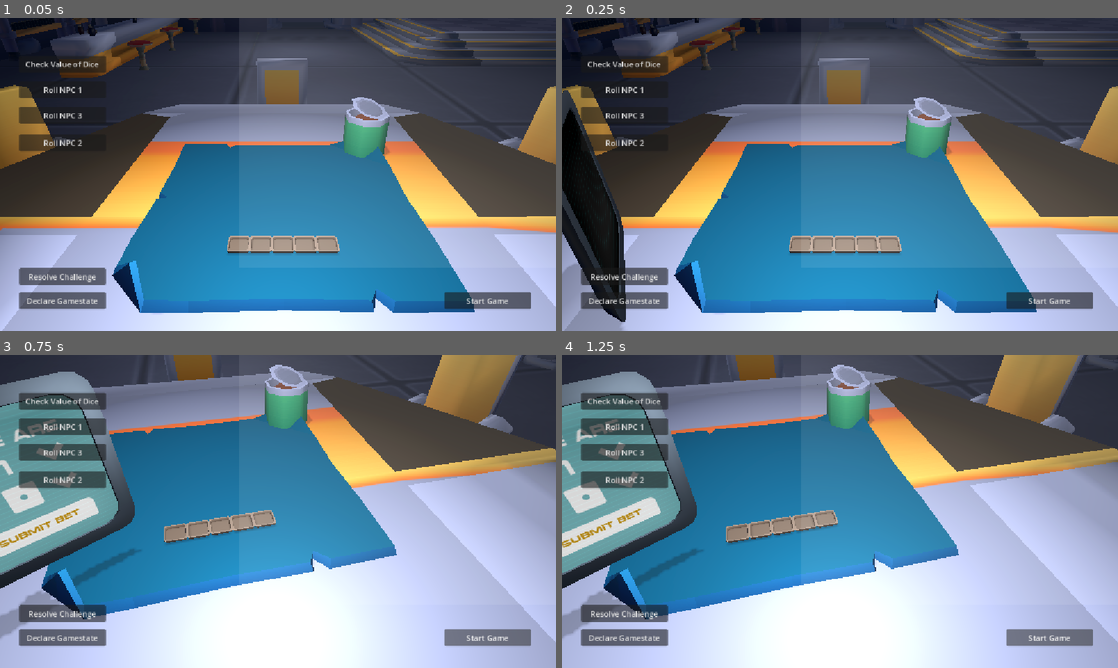
Above: before the commit, frames 1-4 (two rows, left to right).
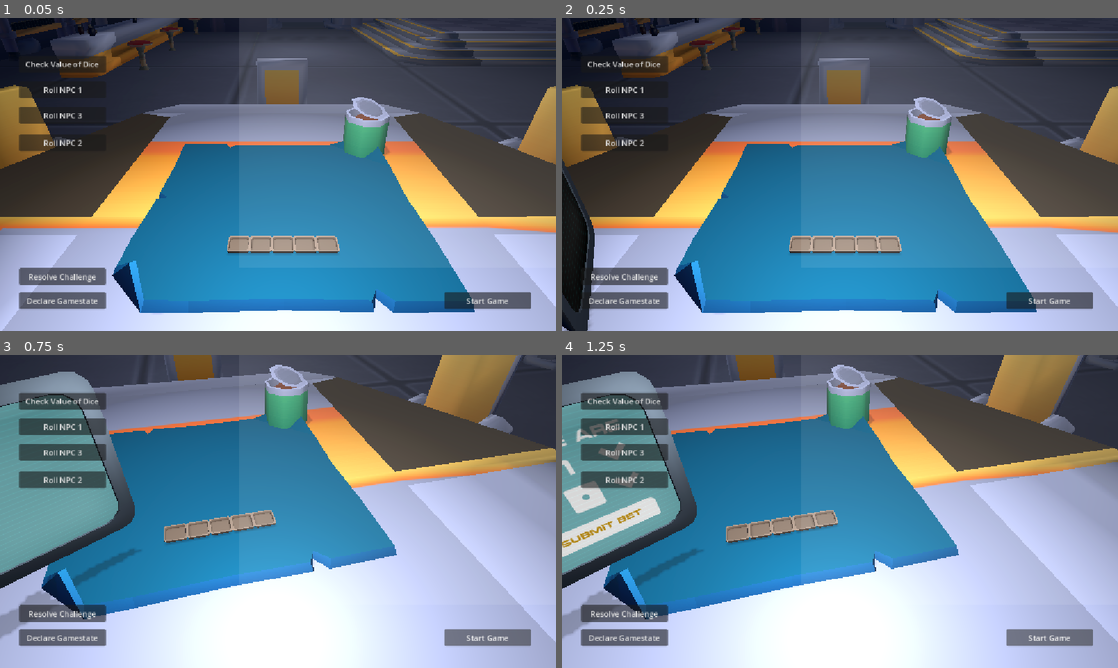
Above: after the commit, the same moments.

Repository: broskiiiadactyl/dice_game
Game: Godot game, scene res://Main.tscn
The game is run twice, just before and just after one commit, with the same random seed, the same clock (stepped at 60 frames per second) and the same inputs.
Inputs:
- Up to frame 1 (0.05 s): no input
- Up to frame 2 (0.25 s): no input
- Up to frame 3 (0.75 s): click "Start Game" at 0.5 s
- Up to frame 4 (1.25 s): no input

Frame 1 is identical in both runs. In frame 2, 5.5% of the frame differs, in the area x 0-12%, y 23-100%; in frame 3, 2.1%; in frame 4, nothing differs.

Commit message:
more bot anims

Diff:
--- a/Assets/Tables/Scenes/betting_bot.tscn
+++ b/Assets/Tables/Scenes/betting_bot.tscn
@@ -112,7 +112,7 @@
 
 [sub_resource type="Animation" id="Animation_61cmi"]
 resource_name = "Move In"
-length = 1.1351
+length = 0.6333333
 tracks/0/type = "rotation_3d"
 tracks/0/imported = false
 tracks/0/enabled = true
@@ -232,6 +232,7 @@
 
 [node name="CenterContainer" type="CenterContainer" parent="SubViewport/Bet UI" unique_id=709710725]
 unique_name_in_owner = true
+visible = false
 layout_mode = 1
 anchors_preset = 15
 anchor_right = 1.0
@@ -383,7 +384,7 @@
 [node name="AnimationPlayer" type="AnimationPlayer" parent="." unique_id=1007616303]
 unique_name_in_owner = true
 libraries/ = SubResource("AnimationLibrary_l4y4c")
-autoplay = &"Move In"
+autoplay = &"RESET"
 
 [connection signal="pressed" from="SubViewport/Bet UI/CenterContainer/VBoxContainer/HBoxContainer/Bet Up" to="." method="_on_bet_up_pressed"]
 [connection signal="pressed" from="SubViewport/Bet UI/CenterContainer/VBoxContainer/HBoxContainer/Bet Down" to="." method="_on_bet_down_pressed"]
--- a/Scripts/betting_bot.gd
+++ b/Scripts/betting_bot.gd
@@ -6,6 +6,7 @@
 @onready var screen : MeshInstance3D = %MeshInstance3D
 
 @onready var anim_player : AnimationPlayer = %AnimationPlayer
+@onready var text_display : Control = %CenterContainer
 
 var num_bet : int = 1
 var dice_bet : int = 1
@@ -63,6 +64,8 @@
 	await get_tree().create_timer(0.1).timeout
 	submit.release_focus()
 	lock_bet.emit(num_bet, dice_bet)
+	text_display.visible = false
+	play_anim(1)
 
 
 #TODO replace min_bet with a global var
@@ -80,6 +83,12 @@
 	dice_bet = new_bet
 	#dice_label.text = str(dice_bet)
 	face_label.texture = face_images[dice_bet - 1]
+
+func enter() -> void:
+	await play_anim(0)
+	print("hey")
+	text_display.visible = true
+	can_take_input = true
 
 
 func _on_area_3d_input_event(_camera: Node, event: InputEvent, event_position: Vector3, _normal: Vector3, _shape_idx: int) -> void:
@@ -105,8 +114,12 @@
 
 		sv.push_input(translated_event)
 
-func play_anim(dir: bool) -> void:
+func play_anim(dir: bool) -> bool:
 	if dir:
 		anim_player.play("Move Out")
+		return true
 	else:
 		anim_player.play("Move In")
+		await anim_player.animation_finished
+		print(true)
+		return true
--- a/Scripts/main.gd
+++ b/Scripts/main.gd
@@ -20,6 +20,7 @@
 @export var depth_offset : float =  2.0
 var time_passed : float = 0.0
 
+@onready var bot : Node3D = %"Betting Bot"
 
 func _ready() -> void:
 	var w = cup_bounds_qm.size.x / 2.0
@@ -29,6 +30,8 @@
 	boundR = cup_bounds.global_position.x + w
 	boundT = cup_bounds.global_position.y + h
 	boundB = cup_bounds.global_position.y - h
+
+	bot.enter()
 
 
 func _process(delta: float) -> void:
